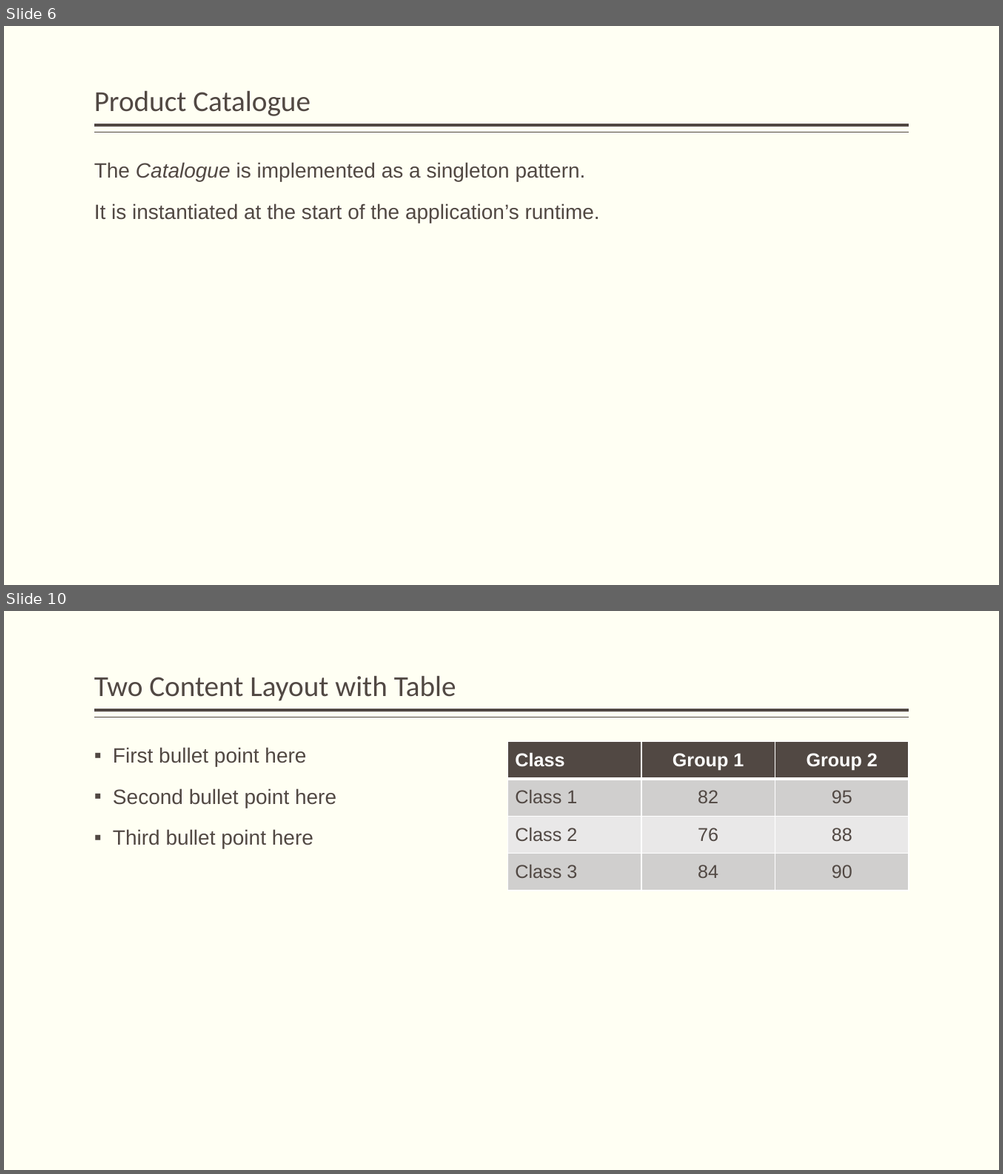
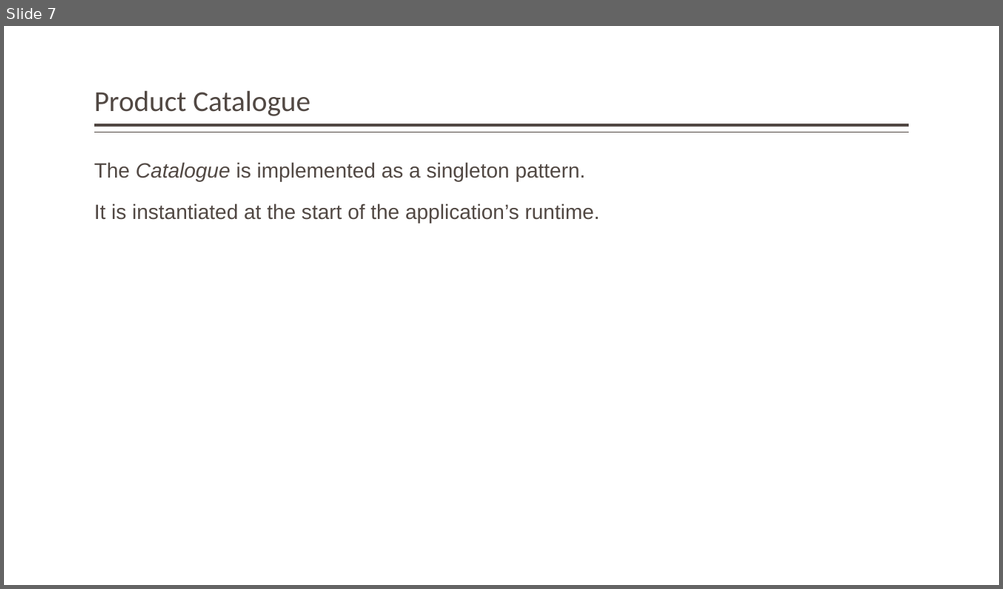
Before and after one commit to StateControlled/SE450_Final_Project, a slide deck: Final Project.pptx. Shown one above the other, each under a label of ours: slides 6 and 10 before the commit, slide 7 after it; the slides between them are not shown. The pictures are 1003x1174 and 1003x589 pixels, drawn with LibreOffice and Linux fonts; fonts in the diff are those of the drawing. Boxes give left, top, right and bottom in pixels: in the first picture for what was removed or moved away, otherwise in the second. Text is boxed around its words. In the diff, an @@ line names an element or a change of style, - is before the commit and + after.

```diff
--- a/Final Project.pptx
+++ b/Final Project.pptx
@@ slide 10 removed at bbox=[4, 611, 999, 1170], background #FFFFF3; not listed: 2 template elements that a slide beside it also shows @@
@@ title removed at bbox=[94, 675, 456, 701] @@
-Two Content Layout with Table
@@ table removed at bbox=[508, 741, 908, 891], 4 rows, 3 columns @@
-Class | Group 1 | Group 2
-Class 1 | 82 | 95
-Class 2 | 76 | 88
-Class 3 | 84 | 90
@@ text removed at bbox=[113, 747, 336, 849] @@
-▪ First bullet point here
-▪ Second bullet point here
-▪ Third bullet point here
@@ what was slide 6 is now slide 7 @@
```
Also in this commit, not shown: 10 other slides changed, 4 slides added, 5 other slides removed, 11 other files.
